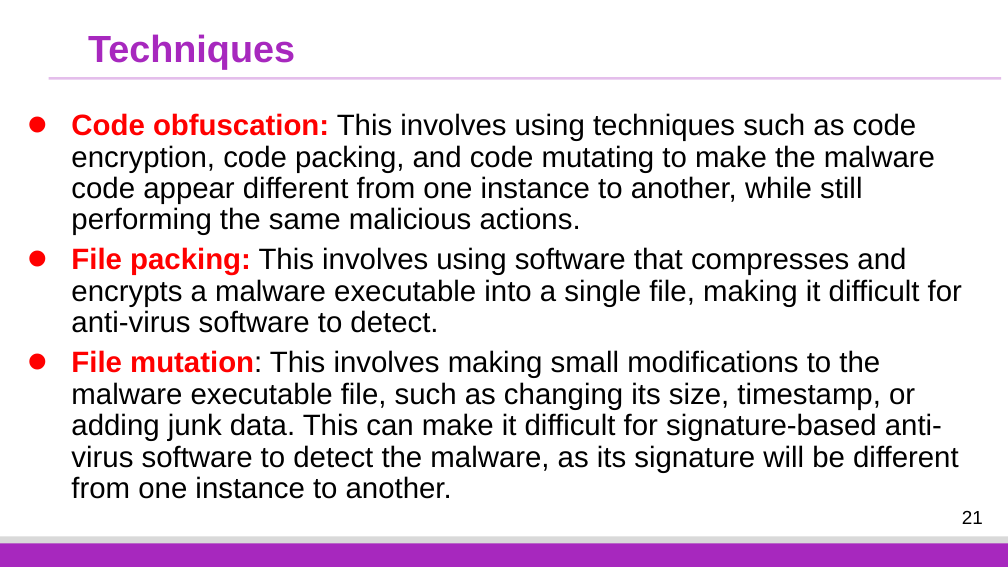
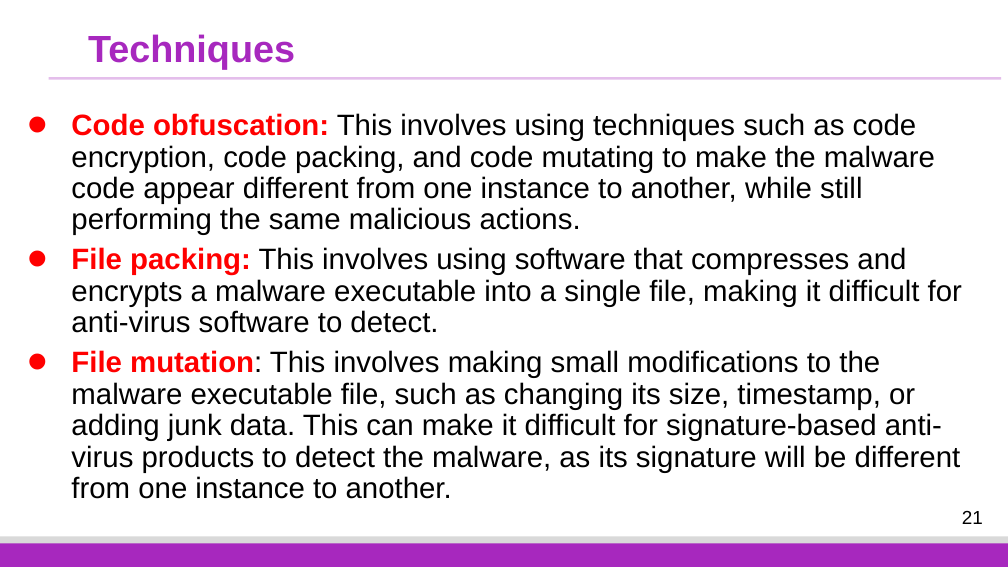
Before and after one commit to fangtian-zhong/fangtian-zhong.github.io, a slide deck: slide 21 of assets/slides/CSCI_591_Malicious_Code_Analysis_12.pptx. Drawn at 1008x567 pixels with LibreOffice and Linux fonts; fonts in the diff are those of the drawing; background and template pictures are left out. Boxes give left, top, right and bottom in pixels: in the first picture for what was removed or moved away, otherwise in the second. Text is boxed around its words. In the diff, an @@ line names an element or a change of style, - is before the commit and + after.

```diff
--- a/assets/slides/CSCI_591_Malicious_Code_Analysis_12.pptx
+++ b/assets/slides/CSCI_591_Malicious_Code_Analysis_12.pptx
@@ text at bbox=[71, 350, 961, 499]: text changed @@
-• File mutation: This involves making small modifications to the malware executable file, such as changing its size, timestamp, or adding junk data. This can make it difficult for signature-based anti-virus software to detect the malware, as its signature will be different from one instance to another.
+• File mutation: This involves making small modifications to the malware executable file, such as changing its size, timestamp, or adding junk data. This can make it difficult for signature-based anti-virus products to detect the malware, as its signature will be different from one instance to another.
```
Also in this commit, not shown: 6 other slides changed.
